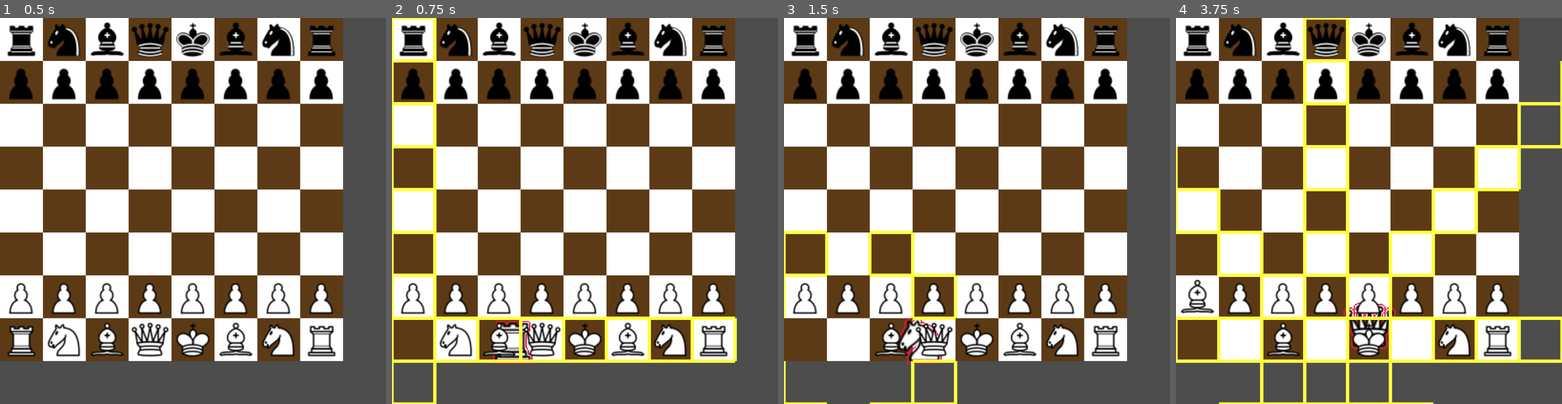
Above: before the commit, frames 1-4 (left to right).
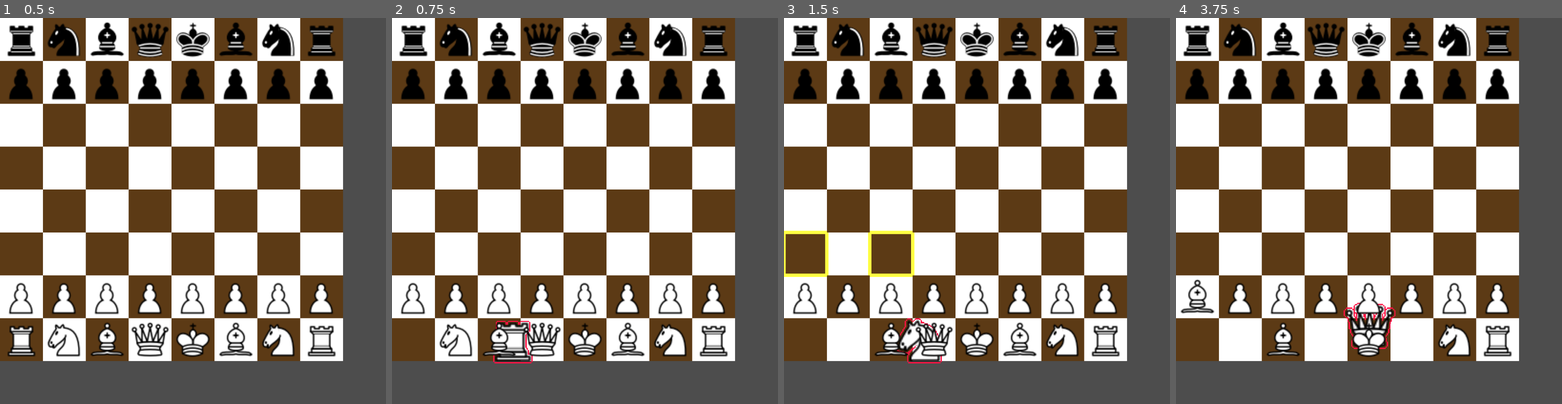
Above: after the commit, the same moments.

Repository: telamonian/chess_2d
Game: Godot game, scene res://game/game_2d.tscn
Two runs of this game, one before a commit and one after it. Both use one fixed random seed, a clock stepped at 60 frames per second and the inputs below.
Inputs (mouse positions are in pixels of both pictures, inside the frame that each line leads up to):
- Up to frame 1 (0.5 s): no input
- Up to frame 2 (0.75 s): tap Enter at 0.5 s; drag from (415, 338) to (712, 338) at 0.52 s
- Up to frame 3 (1.5 s): drag from (849, 338) to (1061, 338) at 1.27 s
- Up to frame 4 (3.75 s): move the mouse to (1284, 338) at 2.02 s; click (1284, 338) at 2.17 s; tap Space at 2.75 s; drag from (1411, 338) to (1199, 295) at 2.77 s; drag from (1326, 338) to (1453, 295) at 3.52 s

Frame 1 is identical in both runs. In frame 2, 4.5% of the frame differs, in the area x 0-90%, y 0-100%; in frame 3, 1.0%; in frame 4, 8.3%, in the area x 0-100%, y 0-100%.

Commit message:
added basic move validation code
- still needs cleanup and "enforcement"

Diff:
--- a/game/board/board_2d.gd
+++ b/game/board/board_2d.gd
@@ -22,10 +22,11 @@
 func global_to_grid(global_pos: Vector2) -> Vector2i:
   return tmlayer.global_to_grid(global_pos)
 
+func is_inbounds(grid_pos: Vector2i) -> bool:
+  return 0 <= grid_pos.x and grid_pos.x < FILES and 0 <= grid_pos.y and grid_pos.y < ROWS
+
 func _ready() -> void:
-  var game = get_parent()
-  var piece_man = game.get_node("Piece_manager")
-
+  var piece_man = get_parent().get_node("Piece_manager")
   piece_man.piece_drag_started.connect(_on_piece_drag_started)
   piece_man.piece_drag_ended.connect(_on_piece_drag_ended)
 
@@ -34,16 +35,45 @@
   pass
 
 func _on_piece_drag_started(piece: Piece2D):
+  var pieces = get_parent().get_node("Piece_manager").pieces
   var player = get_parent().get_node("Player_manager").players[piece.player_id]
   var raw_moves = piece.get_moves(player)
-  # TODO: add real move validation code
   var moves: Array[Vector2i]
-  if piece.type in [Enum.Ptype.BISHOP, Enum.Ptype.ROOK, Enum.Ptype.QUEEN]:
-    for run in raw_moves:
-      for move in run:
-        moves.append(move)
+
+  # TODO: cleanup move validation code
+  if piece.type == Enum.Ptype.PAWN:
+    var root_move = raw_moves[0]
+    if is_inbounds(root_move) and root_move not in pieces:
+      moves.append(root_move)
+
+      if not piece.is_moved:
+        var double_move = Vector2i(root_move.x, root_move.y + player.pawn_dir)
+        if is_inbounds(double_move) and double_move not in pieces:
+          moves.append(double_move)
+
+    for file_shift in [-1, 1]:
+      var attack = Vector2i(root_move.x + file_shift, root_move.y)
+      if is_inbounds(attack) and attack in pieces and pieces[attack].player_id != player.id:
+        moves.append(attack)
+
+  elif piece.type in [Enum.Ptype.BISHOP, Enum.Ptype.ROOK, Enum.Ptype.QUEEN]:
+      for run in raw_moves:
+        for move in run:
+          if is_inbounds(move):
+            if move not in pieces:
+              moves.append(move)
+            else:
+              if pieces[move].player_id != player.id:
+                moves.append(move)
+              break
+          else:
+            break
+
   else:
-    moves = raw_moves
+    for move in raw_moves:
+      if is_inbounds(move):
+        if move not in pieces or pieces[move].player_id != player.id:
+          moves.append(move)
 
   highlights.add_highlight(moves)
 
